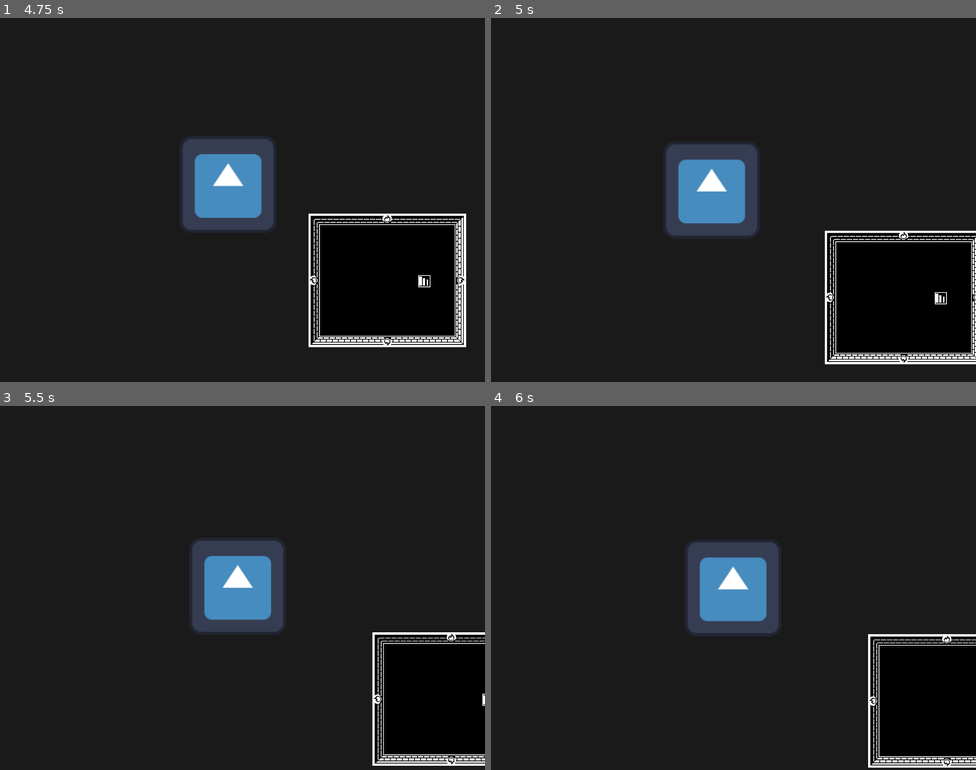
Above: before the commit, frames 1-4 (two rows, left to right).
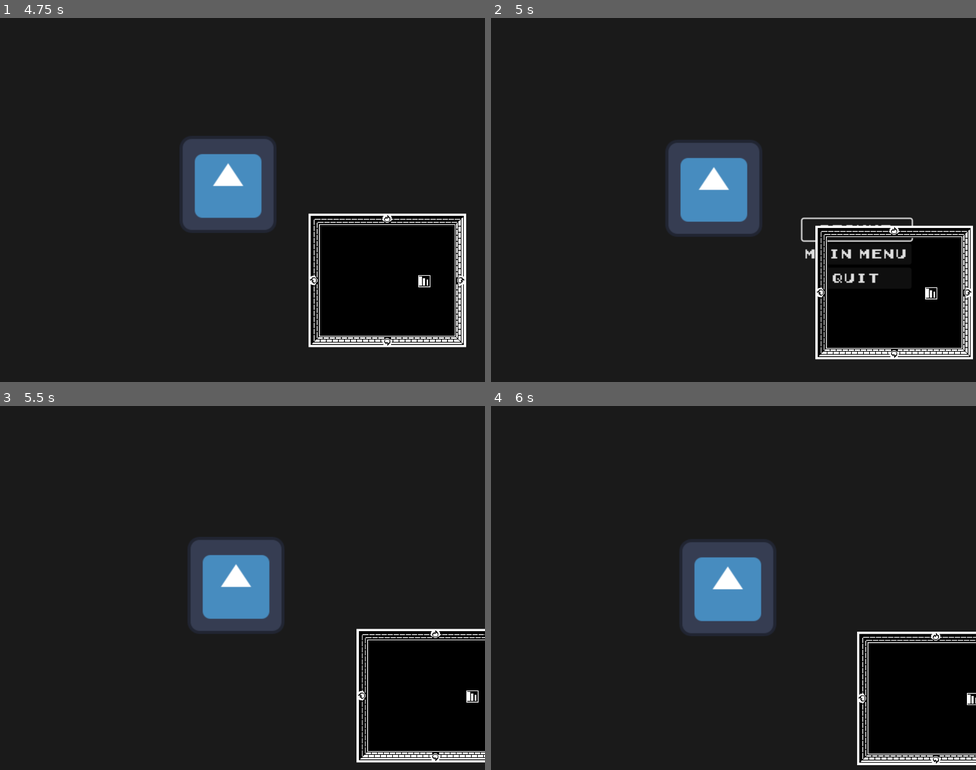
Above: after the commit, the same moments.

Repository: SimoneTomasella2002/DarkMaze
Game: Godot game, scene res://scenes/ui/menus/main_menu/main_menu.tscn
Same seed, same stepped clock (60 frames per second), same inputs: the game is played once before the commit and once after it. The engine's default icon, where the game draws it, is replaced by a stand-in: a white triangle on a blue panel in a dark square.
Inputs (mouse positions are in pixels of both pictures, inside the frame that each line leads up to):
- Up to frame 1 (4.75 s): click "Debug Room" at 0.5 s; hold Right (right) 1.28-2.03 s; hold Down (down) 2.03-2.78 s; hold Right (right) 2.78-3.53 s; hold Up (up) 3.53-4.28 s; hold Left (left) from 4.28 s (still down)
- Up to frame 2 (5 s): keep holding Left (left); tap Escape (menu) at 4.9 s
- Up to frame 3 (5.5 s): release Left (left) at 5 s; click (363, 617) at 5 s, where only the run after the commit has a clickable "Resume"
- Up to frame 4 (6 s): hold Left (left) from 5.78 s (still down)

Frame 1 is identical in both runs. In frame 2, 5.5% of the frame differs, in the area x 36-100%, y 34-96%; in frame 3, 3.5%; in frame 4, 3.7%.

Commit message:
Added "pause_menu" and fixed glitches on fade_transition.gd

Diff:
--- a/project.godot
+++ b/project.godot
@@ -18,11 +18,20 @@
 [autoload]
 
 FadeTransition="*res://scenes/transitions/fade_transition.tscn"
+GameManager="*res://scenes/levels/game_manager.gd"
 
 [display]
 
 window/size/viewport_width=1280
 window/size/viewport_height=960
+
+[dotnet]
+
+project/assembly_name="Dark Maze"
+
+[global_group]
+
+levels=""
 
 [input]
 
--- a/scenes/levels/debug_room.tscn
+++ b/scenes/levels/debug_room.tscn
@@ -4,7 +4,7 @@
 [ext_resource type="PackedScene" uid="uid://c48csjumxpiju" path="res://entities/world/wall/Wall.tscn" id="2_u4pv4"]
 [ext_resource type="TileSet" uid="uid://q2f6tbqvi6xj" path="res://scenes/levels/debug_room.tres" id="3_7tmcr"]
 
-[node name="Level1" type="Node2D"]
+[node name="Level1" type="Node2D" groups=["levels"]]
 
 [node name="Player" parent="." instance=ExtResource("1_jtlxx")]
 
--- /dev/null
+++ b/scenes/levels/game_manager.gd
@@ -0,0 +1,17 @@
+extends Node
+
+var pause_menu = load("res://scenes/ui/menus/pause_menu/pause_menu.tscn")
+var _pause_scene = null
+
+func _input(event: InputEvent) -> void:
+	if event.is_action_pressed("menu"):
+		var scene_path = get_tree().get_first_node_in_group("levels")
+		if scene_path != null:
+			_pause_scene = pause_menu.instantiate()
+			_pause_scene.menu_closed.connect(_on_menu_closed)
+			get_tree().root.add_child(_pause_scene)
+			get_tree().paused = true
+
+func _on_menu_closed():
+	_pause_scene.queue_free()
+	get_tree().paused = false
--- a/scenes/levels/level1.tscn
+++ b/scenes/levels/level1.tscn
@@ -1,3 +1,3 @@
 [gd_scene format=3 uid="uid://dv43nxfuru8iq"]
 
-[node name="Level1" type="Node2D"]
+[node name="Level1" type="Node2D" groups=["levels"]]
--- a/scenes/transitions/fade_transition.gd
+++ b/scenes/transitions/fade_transition.gd
@@ -6,18 +6,18 @@
 func _ready() -> void:
 	color_rect.visible = false
 
-func _process(delta: float) -> void:
-	pass
-
-
 func load_scene(next_scene:String) -> void:
 	animation_player.play("fade")
 	await animation_player.animation_finished
 	get_tree().change_scene_to_file(next_scene)
 	animation_player.play_backwards("fade")
+	await animation_player.animation_finished
+	color_rect.hide()
 
 func reload_scene() -> void:
 	animation_player.play("fade")
 	await animation_player.animation_finished
 	get_tree().reload_current_scene()
 	animation_player.play_backwards("fade")
+	await animation_player.animation_finished
+	color_rect.hide()
--- /dev/null
+++ b/scenes/ui/menus/pause_menu/pause_menu.gd
@@ -0,0 +1,17 @@
+extends Control
+
+signal menu_closed
+
+@onready var resume: Button = $MarginContainer/VBoxContainer/Resume
+
+func _ready():
+	resume.grab_focus()
+
+func _on_resume_pressed():
+	menu_closed.emit()
+
+func _on_quit_pressed():
+	get_tree().quit()
+
+func _on_back_pressed():
+	FadeTransition.load_scene("res://scenes/ui/menus/main_menu/main_menu.tscn")
--- /dev/null
+++ b/scenes/ui/menus/pause_menu/pause_menu.tscn
@@ -0,0 +1,47 @@
+[gd_scene load_steps=5 format=3 uid="uid://bmakwifos6ba3"]
+
+[ext_resource type="FontFile" uid="uid://dd4yrqkip4d2m" path="res://assets/fonts/Early GameBoy.ttf" id="1_qtfik"]
+[ext_resource type="Script" path="res://scenes/ui/menus/pause_menu/pause_menu.gd" id="2_jc32t"]
+
+[sub_resource type="Theme" id="Theme_4bfeh"]
+default_font = ExtResource("1_qtfik")
+
+[sub_resource type="ShaderMaterial" id="ShaderMaterial_fyl0a"]
+
+[node name="pause_menu" type="Control"]
+process_mode = 3
+layout_mode = 3
+anchors_preset = 15
+anchor_right = 1.0
+anchor_bottom = 1.0
+grow_horizontal = 2
+grow_vertical = 2
+theme = SubResource("Theme_4bfeh")
+script = ExtResource("2_jc32t")
+
+[node name="MarginContainer" type="MarginContainer" parent="."]
+layout_mode = 0
+offset_right = 40.0
+offset_bottom = 40.0
+
+[node name="VBoxContainer" type="VBoxContainer" parent="MarginContainer"]
+layout_mode = 2
+
+[node name="Resume" type="Button" parent="MarginContainer/VBoxContainer"]
+material = SubResource("ShaderMaterial_fyl0a")
+layout_mode = 2
+button_mask = 5
+text = "Resume"
+
+[node name="Back" type="Button" parent="MarginContainer/VBoxContainer"]
+layout_mode = 2
+text = "Main Menu"
+
+[node name="Quit" type="Button" parent="MarginContainer/VBoxContainer"]
+layout_mode = 2
+text = "Quit
+"
+
+[connection signal="pressed" from="MarginContainer/VBoxContainer/Resume" to="." method="_on_resume_pressed"]
+[connection signal="pressed" from="MarginContainer/VBoxContainer/Back" to="." method="_on_back_pressed"]
+[connection signal="pressed" from="MarginContainer/VBoxContainer/Quit" to="." method="_on_quit_pressed"]
--- /dev/null
+++ b/scenes/ui/menus/pause_menu/transparency_shader.gdshader
@@ -0,0 +1,18 @@
+shader_type canvas_item;
+
+uniform sampler2D screen_texture : hint_screen_texture, filter_linear_mipmap;
+uniform float amount: hint_range(0.0, 5.0, 0.1);
+
+void vertex() {
+	vec4 color = textureLod(screen_texture, UV, amount);
+	COLOR = color;
+}
+
+void fragment() {
+	// Called for every pixel the material is visible on.
+}
+
+//void light() {
+	// Called for every pixel for every light affecting the CanvasItem.
+	// Uncomment to replace the default light processing function with this one.
+//}
Not shown, changed: assets/fonts/Early GameBoy.ttf.import
